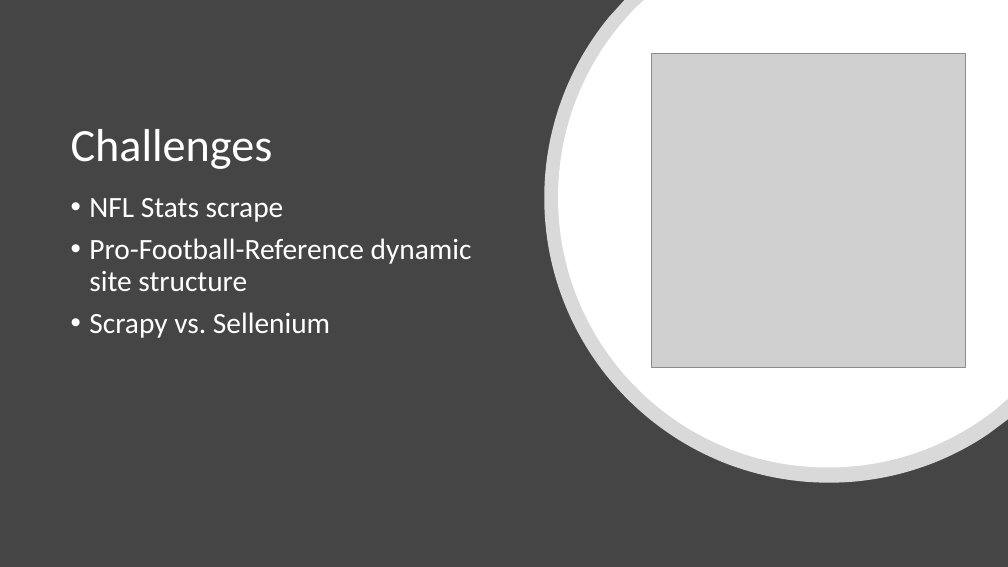
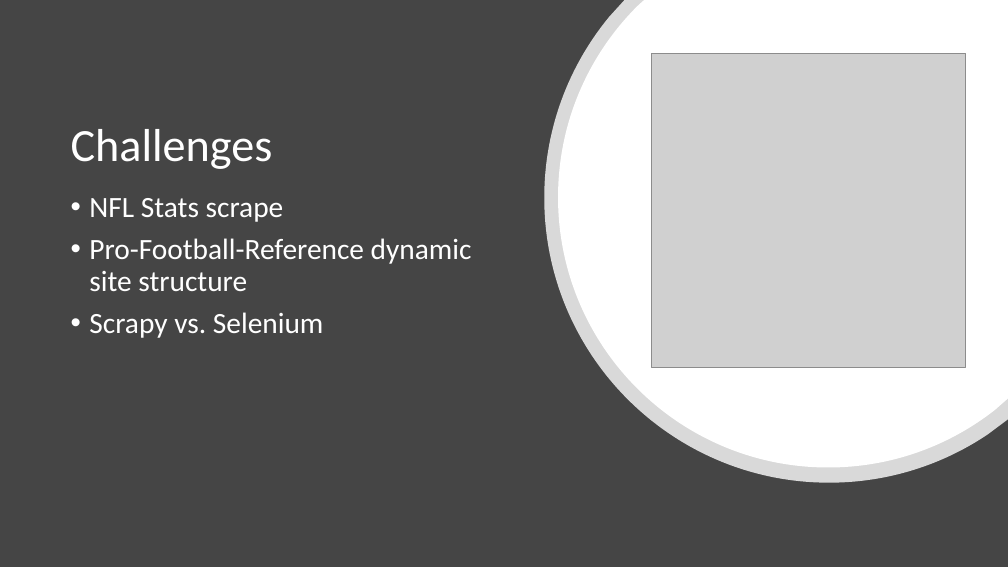
Before and after one commit to DavidLevy310/NFLAssetAllocation, a slide deck: slide 11 of NFLSalaryCapAllocation_VsWins.pptx. Drawn at 1008x567 pixels with LibreOffice and Linux fonts; fonts in the diff are those of the drawing; grey boxes stand for pictures. Boxes give left, top, right and bottom in pixels: in the first picture for what was removed or moved away, otherwise in the second. Text is boxed around its words. In the diff, an @@ line names an element or a change of style, - is before the commit and + after.

Commit message:
Updated PowerPoint slides

```diff
--- a/NFLSalaryCapAllocation_VsWins.pptx
+++ b/NFLSalaryCapAllocation_VsWins.pptx
@@ text at bbox=[89, 312, 324, 338]: text changed @@
-• Scrapy vs. Sellenium
+• Scrapy vs. Selenium
```
